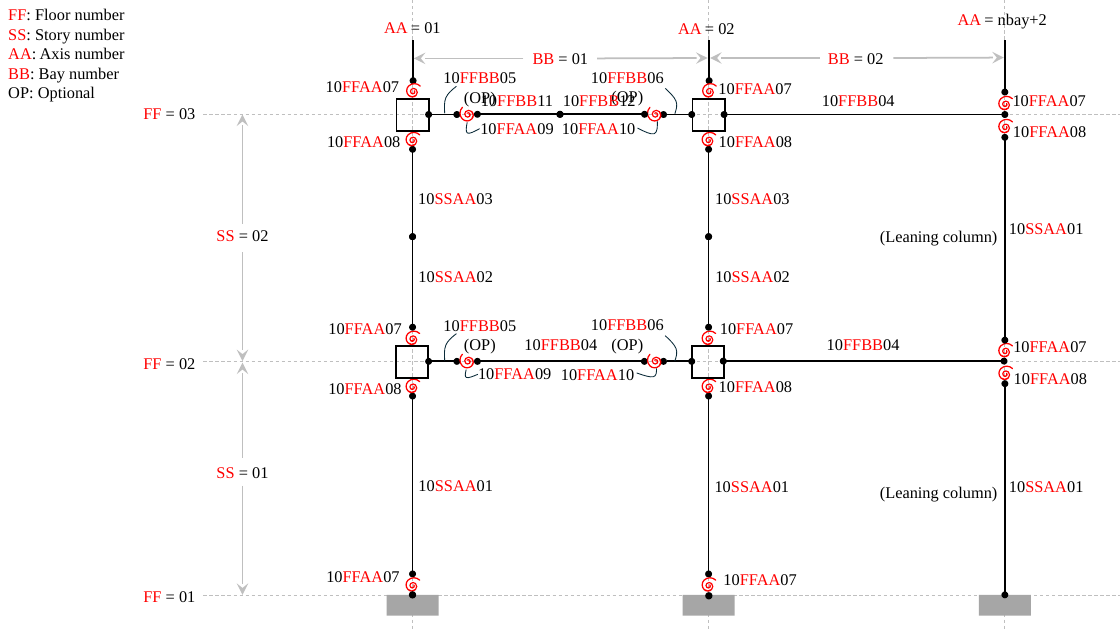
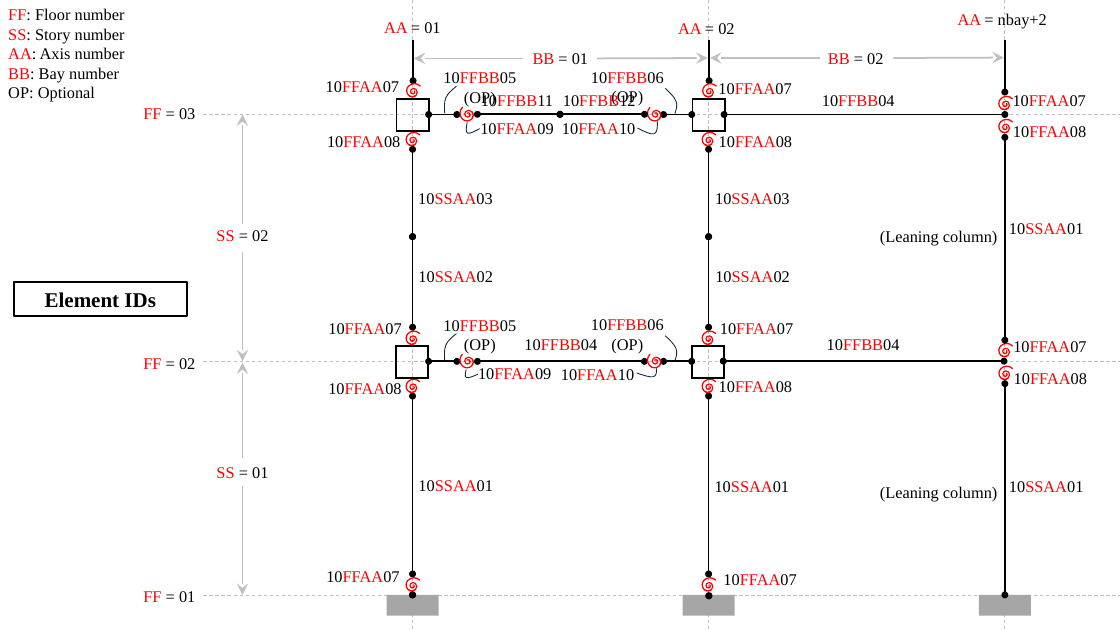
Before and after one commit to WenchenLie/MRFModeler, a slide deck: slide 2 of doc/Notation.pptx. Drawn at 1120x630 pixels with LibreOffice and Linux fonts; fonts in the diff are those of the drawing. Boxes give left, top, right and bottom in pixels: in the first picture for what was removed or moved away, otherwise in the second. Text is boxed around its words. In the diff, an @@ line names an element or a change of style, - is before the commit and + after.

```diff
--- a/doc/Notation.pptx
+++ b/doc/Notation.pptx
@@ rectangle added at [14,282,187,316], outline #000000 1.5 pt, 18 pt, text #000000, bold @@
+Element IDs
```
Also in this commit, not shown: 3 other slides changed, 4 slides removed, 3 other files.
